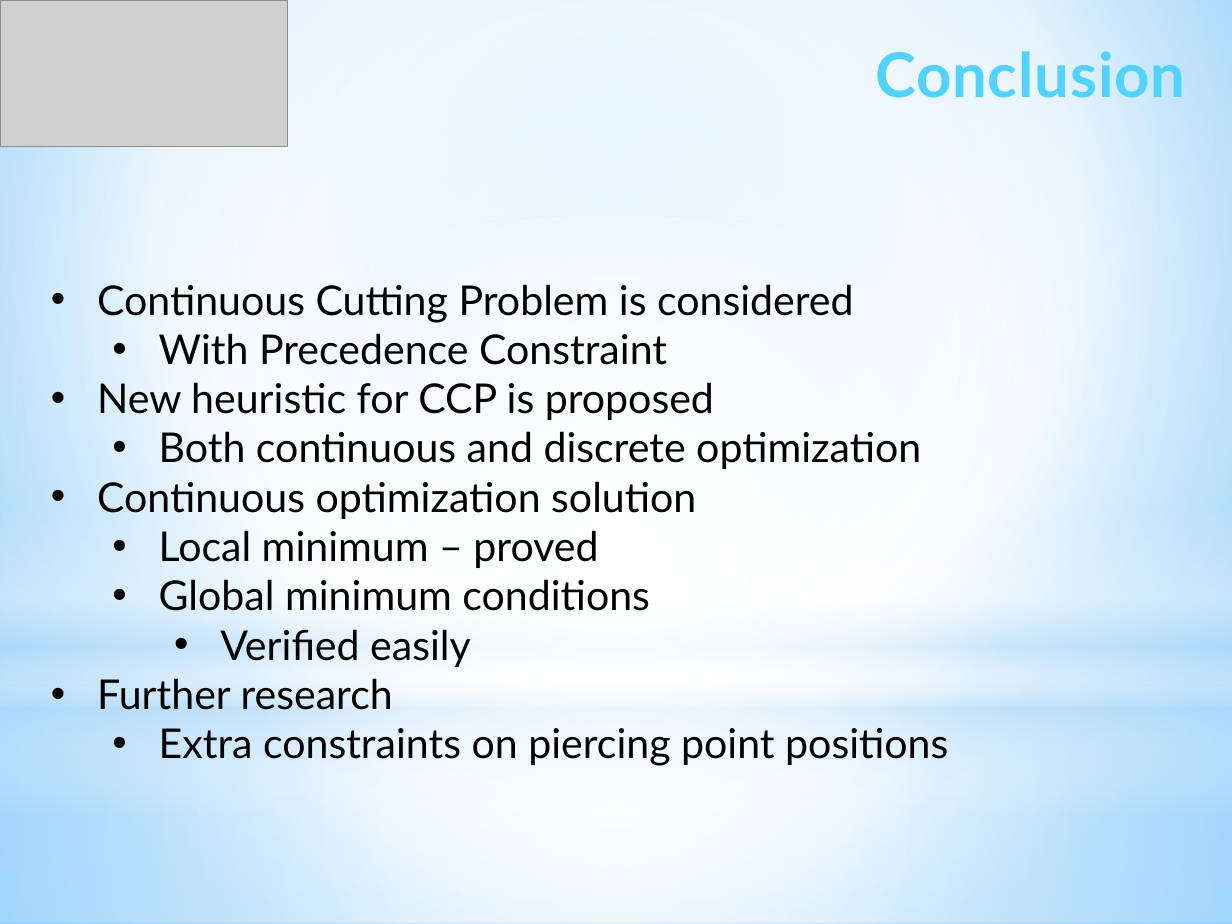
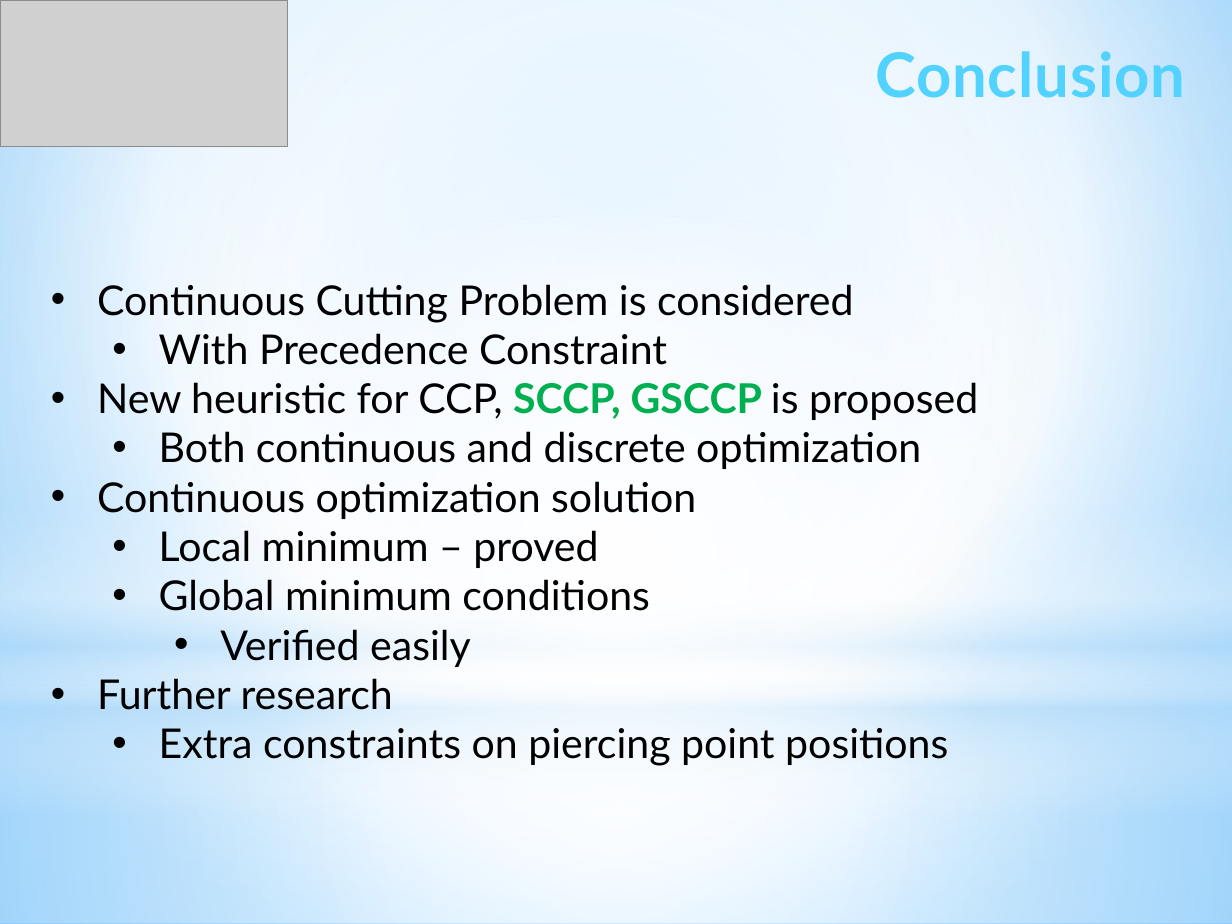
Before and after one commit to ukoloff/LaTeX, a slide deck: slide 25 of Optima2020/pptx/Report.pptx (slide 21 before the commit). Drawn at 1232x924 pixels with LibreOffice and Linux fonts; fonts in the diff are those of the drawing; grey boxes stand for pictures. Boxes give left, top, right and bottom in pixels: in the first picture for what was removed or moved away, otherwise in the second. Text is boxed around its words. In the diff, an @@ line names an element or a change of style, - is before the commit and + after.

```diff
--- a/Optima2020/pptx/Report.pptx
+++ b/Optima2020/pptx/Report.pptx
@@ text at box(97, 382, 978, 420): text changed @@
-• New heuristic for CCP is proposed
+• New heuristic for CCP, SCCP, GSCCP is proposed
```
Also in this commit, not shown: 3 other slides changed, 5 slides added.
